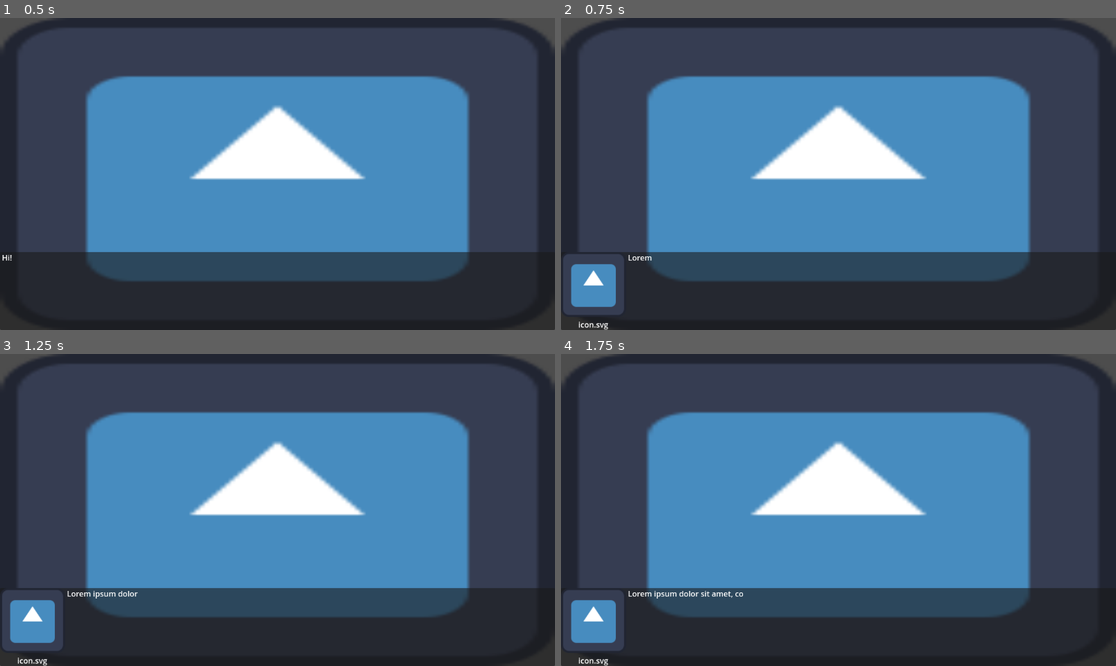
Above: before the commit, frames 1-4 (two rows, left to right).
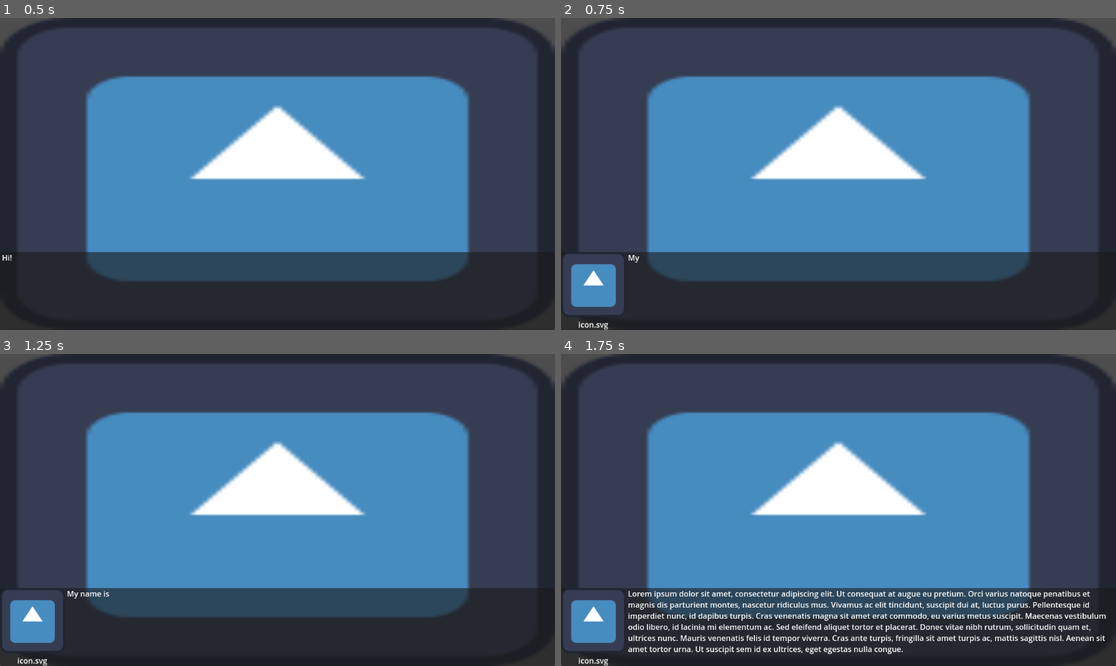
Above: after the commit, the same moments.

Repository: atirut-w/loremaster
Game: Godot game, scene res://scenes/dialogue_box_test/dialogue_box_test.tscn
Same seed, same stepped clock (60 frames per second), same inputs: the game is played once before the commit and once after it. The project has no main scene, so this scene is started directly. The engine's default icon, where the game draws it, is replaced by a stand-in: a white triangle on a blue panel in a dark square.
Inputs:
- Up to frame 1 (0.5 s): no input
- Up to frame 2 (0.75 s): tap Enter (ui_accept) at 0.5 s; hold Enter (ui_accept) from 0.53 s (still down)
- Up to frame 3 (1.25 s): keep holding Enter (ui_accept)
- Up to frame 4 (1.75 s): release Enter (ui_accept) at 1.28 s; tap Space (dialogue_continue) at 1.35 s; tap Enter (ui_accept) at 1.52, 1.55 s

Frame 1 is identical in both runs. In frame 2, less than 0.1% of the frame differs, in the area x 12-17%, y 75-79%; in frame 3, 0.1%; in frame 4, 4.2%, in the area x 12-99%, y 75-97%.

Commit message:
Make dialogue skip and continue use the same input action

Diff:
--- a/scenes/dialogue_box_test/test_controller.gd
+++ b/scenes/dialogue_box_test/test_controller.gd
@@ -15,12 +15,12 @@
 
 func _unhandled_input(event: InputEvent) -> void:
 	if event is InputEventKey:
-		if event.is_action_pressed("ui_cancel"):
+		if event.is_action_pressed("ui_accept"):
 			if animating:
 				animating = false
 				dialogue_label.visible_ratio = 1.0
-		if event.is_action_pressed("ui_accept"):
-			dialogue_completed.emit()
+			else:
+				dialogue_completed.emit()
 
 
 func _animate() -> void:
